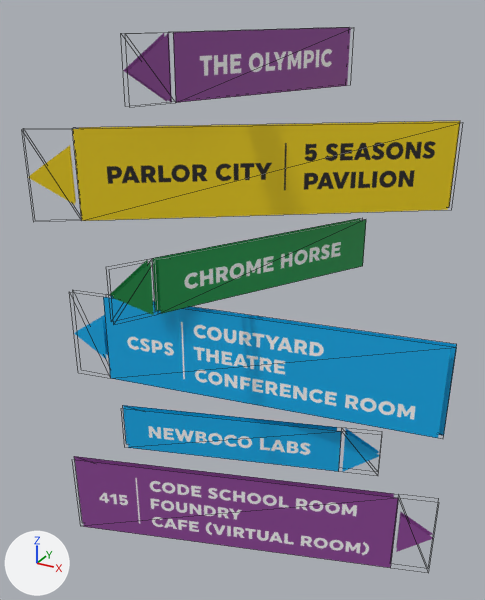
The glTF model res/Location3.glb: old version first, new version second.
Rendered twice from a 50 mm lens placed at (2.21, -4.11, 6.11), pointed at (-0.08, 0.06, 4.02). The axes (+X, +Y, +Z) are drawn at lower left. The lights are the same throughout. Mesh edges are drawn as thin lines. Where no turn or scale is listed for an object, it has been applied to the vertices. Vertices at the same position are counted once.

The first picture shows '02-Olympic', '04-ParlorCity', '06-ChromeHorse', '08-CSPS', '10-NewBoCoLabs', '12-415'.
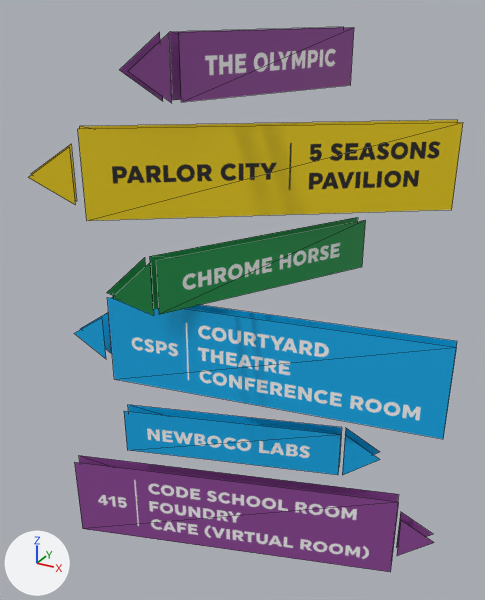
What changed in the scene script:
```text
Change mat_wayfinding_12:
    remove # nodes: BsdfPrincipled, OutputMaterial, TexImage
    nodes: BsdfPrincipled, Math, Mix, OutputMaterial, TexImage, VertexColor
Change me_wayfinding_02_001:
    used by ob_02_olympic; location = (0.0, 0.0, 5.761); rotation_euler = (1.571, 0.0, -1.965), in degrees (90, 0, -113)
    remove me_wayfinding_02_001.from_pydata(...)  # 12 vertices, 8 faces; spans x -0.94..0.94, y -0.2..0.2, z -0.05..0.0
    add me_wayfinding_02_001.from_pydata(...)  # 14 vertices, 6 faces; spans x -0.94..0.93, y 5.56..5.96, z -0.05..0.05
    me_wayfinding_02_001 part 1: 14 vertices added at x -0.94..0.93, y 5.56..5.96, z -0.05..0.05
Change me_wayfinding_04_001:
    remove me_wayfinding_04_001.from_pydata(...)  # 12 vertices, 8 faces; spans x -1.23..1.25, y -0.89..0.85, z -0.31..0.31
    add me_wayfinding_04_001.from_pydata(...)  # 14 vertices, 6 faces; spans x -1.25..1.25, y -0.89..0.89, z 4.74..5.36
    me_wayfinding_04_001 part 2: 14 vertices added at x -1.25..1.25, y -0.89..0.89, z 4.74..5.36
Change me_wayfinding_06_001:
    used by ob_06_chromehorse; location = (0.0, 0.0, 4.338); rotation_euler = (1.571, 0.0, 1.041), in degrees (90, 0, 60)
    remove me_wayfinding_06_001.from_pydata(...)  # 12 vertices, 8 faces; spans x -1.08..1.08, y -0.2..0.2, z -0.01..0.04
    add me_wayfinding_06_001.from_pydata(...)  # 14 vertices, 6 faces; spans x -1.08..1.06, y 4.14..4.54, z -0.05..0.05
    me_wayfinding_06_001 part 3: 14 vertices added at x -1.08..1.06, y 4.14..4.54, z -0.05..0.05
    me_wayfinding_06_001 part 4: 12 vertices removed from x -1.08..1.08, y -0.2..0.2, z -0.01..0.04
Change me_wayfinding_08_001:
    used by ob_08_csps; location = (0.0, 0.0, 3.558); rotation_euler = (1.571, 0.0, -2.965), in degrees (90, 0, -170)
    remove me_wayfinding_08_001.from_pydata(...)  # 12 vertices, 8 faces; spans x -1.53..1.53, y -0.38..0.38, z -0.05..0.0
    add me_wayfinding_08_001.from_pydata(...)  # 14 vertices, 6 faces; spans x -1.54..1.53, y 3.18..3.94, z -0.05..0.05
    me_wayfinding_08_001 part 5: 14 vertices added at x -1.54..1.53, y 3.18..3.94, z -0.05..0.05
Change me_wayfinding_10_001:
    used by ob_10_newbocolabs; location = (0.0, 0.0, 2.779); rotation_euler = (1.571, 0.0, -2.819), in degrees (90, 0, -162)
    remove me_wayfinding_10_001.from_pydata(...)  # 12 vertices, 8 faces; spans x -1.09..1.09, y -0.2..0.2, z -0.01..0.04
    add me_wayfinding_10_001.from_pydata(...)  # 14 vertices, 6 faces; spans x -1.09..1.05, y 2.58..2.98, z -0.05..0.05
    me_wayfinding_10_001 part 6: 14 vertices added at x -1.09..1.05, y 2.58..2.98, z -0.05..0.05
    me_wayfinding_10_001 part 7: 12 vertices removed from x -1.09..1.09, y -0.2..0.2, z -0.01..0.04
Change me_wayfinding_12_001:
    used by ob_12_415; location = (0.0, 0.0, 2.0); rotation_euler = (1.571, 0.0, -2.819), in degrees (90, 0, -162)
    remove me_wayfinding_12_001.from_pydata(...)  # 12 vertices, 8 faces; spans x -1.59..1.59, y -0.38..0.38, z -0.01..0.04
    add me_wayfinding_12_001.from_pydata(...)  # 14 vertices, 6 faces; spans x -1.59..1.56, y 1.62..2.38, z -0.05..0.05
    me_wayfinding_12_001 part 8: 14 vertices added at x -1.59..1.56, y 1.62..2.38, z -0.05..0.05
    me_wayfinding_12_001 part 9: 12 vertices removed from x -1.59..1.59, y -0.38..0.38, z -0.01..0.04
Change ob_02_olympic:
    ob_02_olympic.location: (0.0, 0.0, 5.761) -> (0.0, 0.0, 0.0)
    ob_02_olympic.rotation_euler: (1.571, 0.0, -1.965) -> (1.571, 0.0, -1.961)  # degrees (90, 0, -113) -> degrees (90, 0, -112)
Change ob_04_parlorcity:
    ob_04_parlorcity.location: (0.0, 0.0, 5.049) -> (0.0, 0.0, 0.0)
Change ob_06_chromehorse:
    ob_06_chromehorse.location: (0.0, 0.0, 4.338) -> (0.0, 0.0, 0.0)
    ob_06_chromehorse.rotation_euler: (1.571, 0.0, 1.041) -> (1.571, 0.0, 1.038)  # degrees (90, 0, 60) -> degrees (90, 0, 59)
Change ob_08_csps:
    ob_08_csps.location: (0.0, 0.0, 3.558) -> (0.0, 0.0, 0.0)
Change ob_10_newbocolabs:
    ob_10_newbocolabs.location: (0.0, 0.0, 2.779) -> (0.0, 0.0, 0.0)
    ob_10_newbocolabs.rotation_euler: (1.571, 0.0, -2.819) -> (1.571, 0.0, -2.826)  # degrees (90, 0, -162)
Change ob_12_415:
    ob_12_415.location: (0.0, 0.0, 2.0) -> (0.0, 0.0, 0.0)
    ob_12_415.rotation_euler: (1.571, 0.0, -2.819) -> (1.571, 0.0, -2.826)  # degrees (90, 0, -162)
```

What differs and where, as boxes (x1, y1, x2, y2) in the pictures (485 x 600 px):
'04-ParlorCity', reshaped, moved
    before: (28, 121, 460, 221)
    after: (28, 120, 463, 221)
'08-CSPS', reshaped, moved
    before: (74, 296, 457, 438)
    after: (74, 297, 457, 439)
'12-415', recoloured, reshaped, moved, turned
    before: (74, 456, 434, 568)
    after: (74, 455, 434, 572)
'02-Olympic', reshaped, moved, turned
    before: (123, 27, 351, 103)
    after: (120, 27, 354, 103)
'06-ChromeHorse', reshaped, moved, turned
    before: (109, 218, 366, 315)
    after: (107, 217, 366, 315)
'10-NewBoCoLabs', reshaped, moved, turned
    before: (123, 405, 380, 472)
    after: (124, 405, 380, 475)
part 1 of me_wayfinding_02_001, added (purple)
    after: (120, 27, 354, 103)
part 2 of me_wayfinding_04_001, added (yellow)
    after: (28, 120, 463, 221)
part 3 of me_wayfinding_06_001, added (green)
    after: (107, 217, 366, 315)
part 4 of me_wayfinding_06_001, deleted (green)
    before: (109, 218, 366, 315)
part 5 of me_wayfinding_08_001, added (blue)
    after: (74, 297, 457, 439)
part 6 of me_wayfinding_10_001, added (blue)
    after: (124, 405, 380, 475)
part 7 of me_wayfinding_10_001, deleted (blue)
    before: (123, 405, 380, 472)
part 8 of me_wayfinding_12_001, added (purple)
    after: (74, 455, 434, 572)
part 9 of me_wayfinding_12_001, deleted (purple)
    before: (74, 456, 434, 568)
